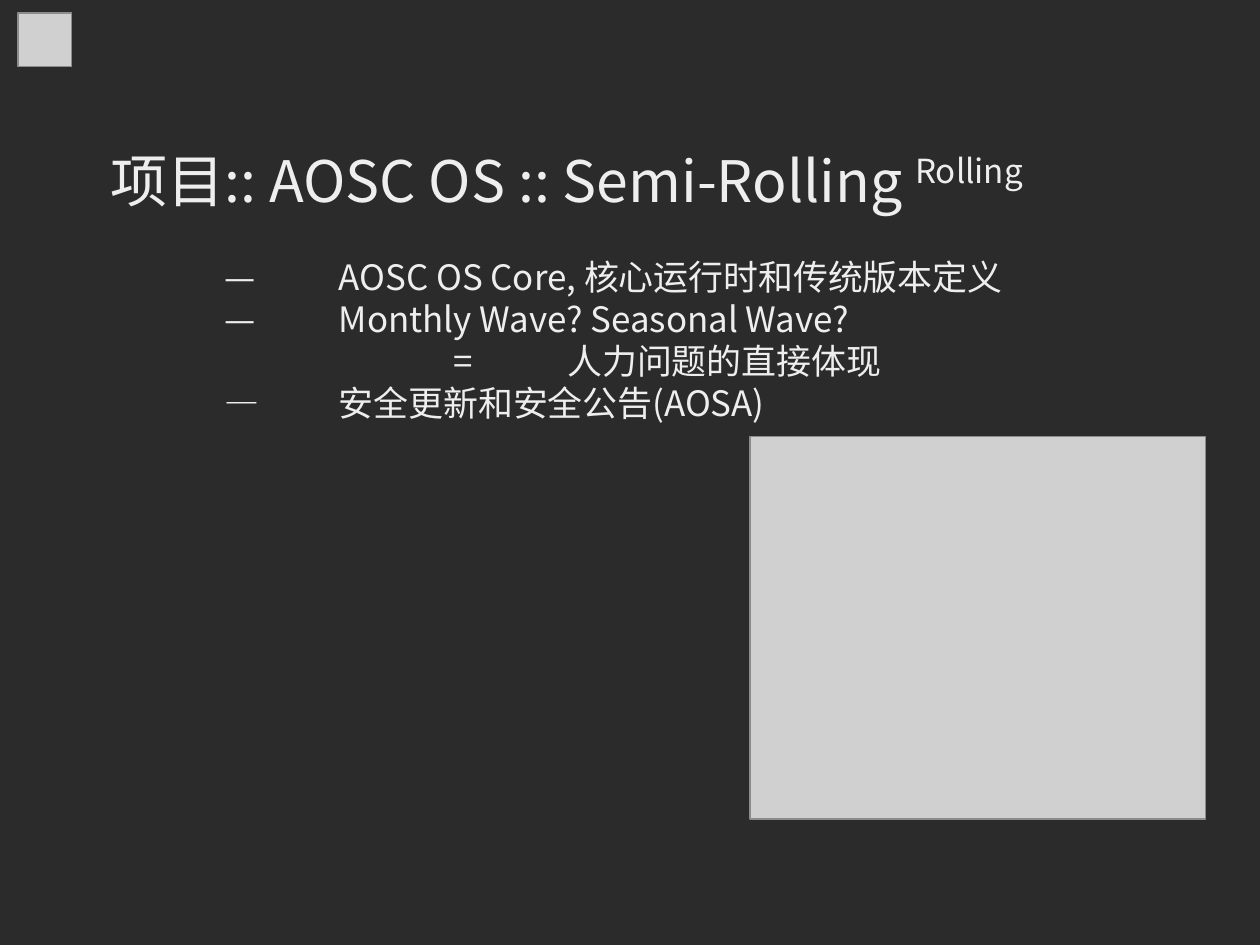
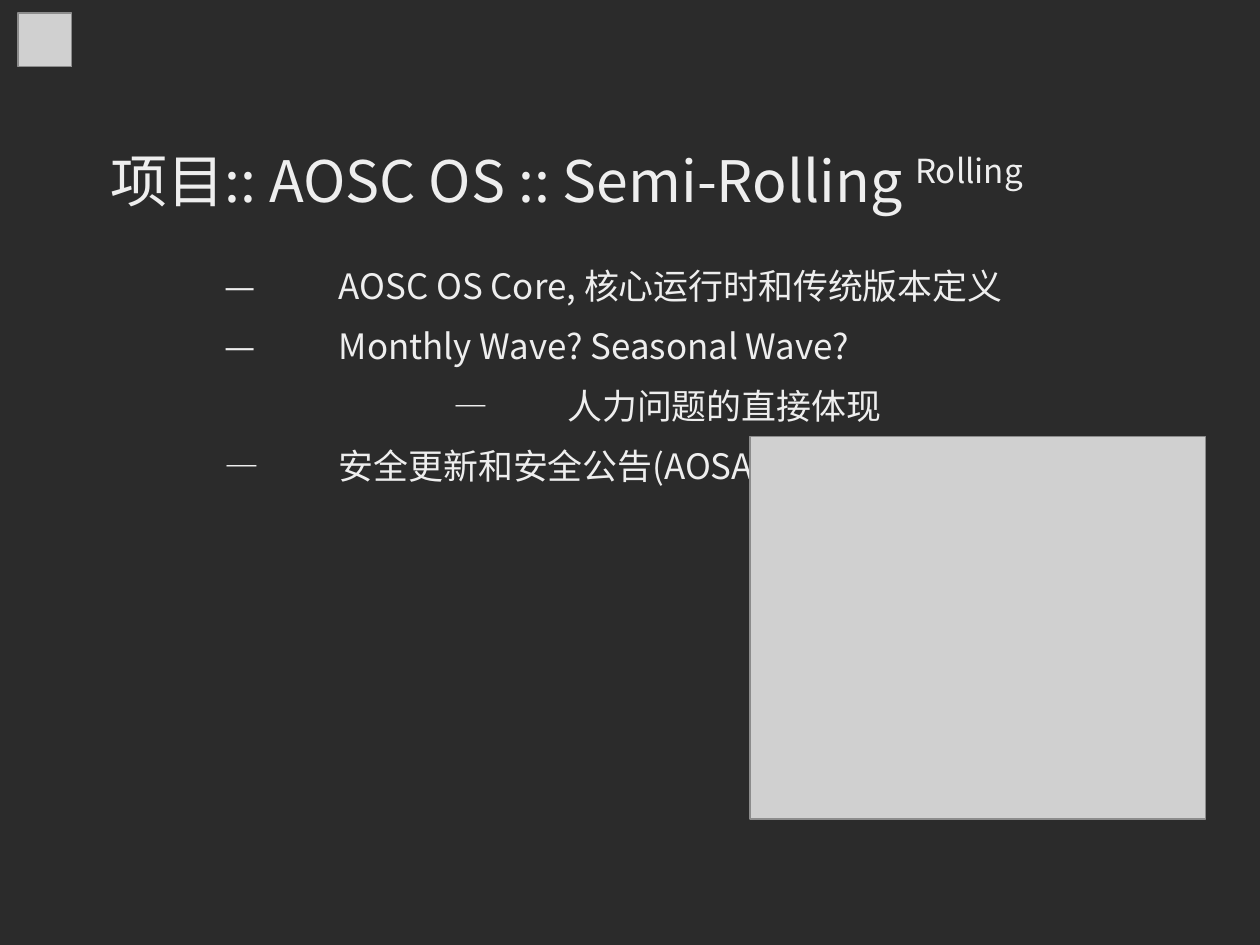
Before and after one commit to MingcongBai/soscon-2018-talk, a slide deck: slide 14 of slide.odp. Drawn at 1260x945 pixels with LibreOffice and Linux fonts; fonts in the diff are those of the drawing; grey boxes stand for pictures; background and template pictures are left out; a plain dark background stands for a picture behind light text. Boxes give left, top, right and bottom in pixels: in the first picture for what was removed or moved away, otherwise in the second. Text is boxed around its words. In the diff, an @@ line names an element or a change of style, - is before the commit and + after.

```diff
--- a/slide.odp
+++ b/slide.odp
@@ text at box(339, 269, 1002, 489): more space between paragraphs @@
@@ text at box(567, 389, 881, 422): text changed @@
-= 人力问题的直接体现
+— 人力问题的直接体现
```
Also in this commit, not shown: 21 other slides changed.
